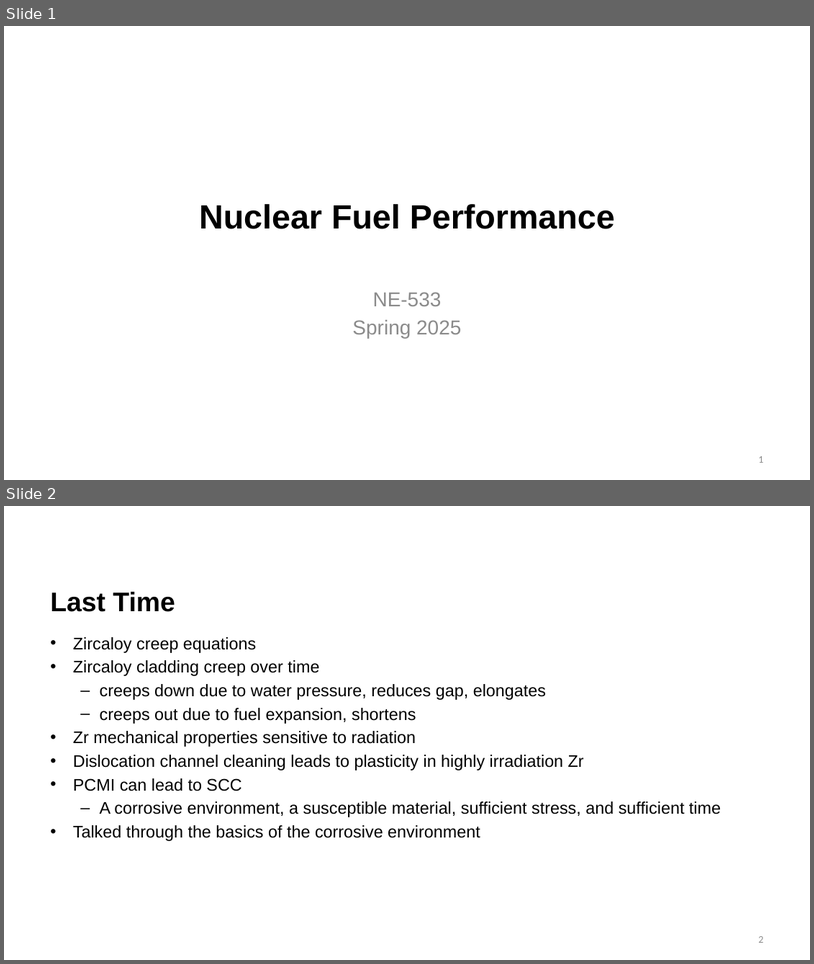
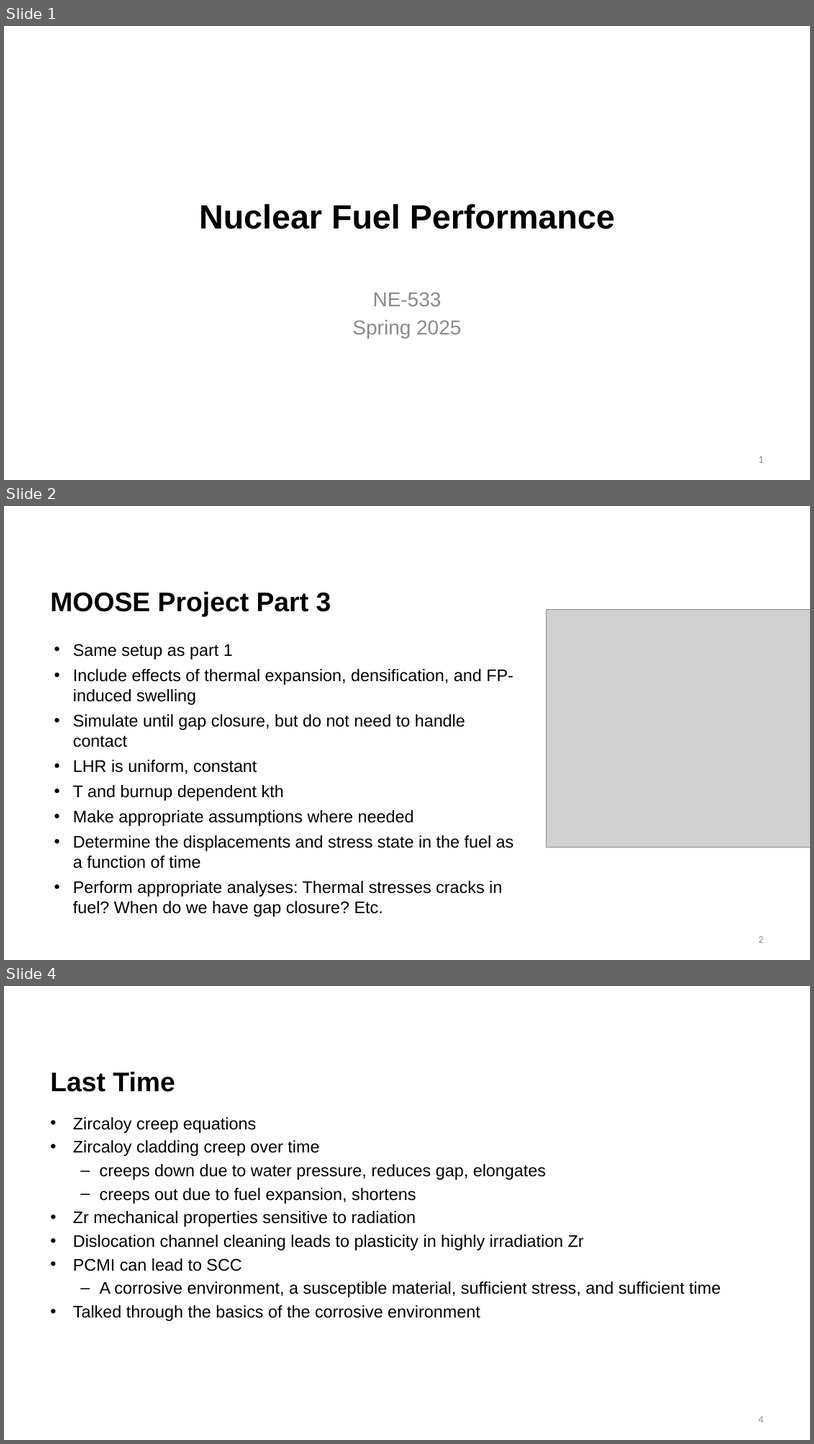
Before and after one commit to benbeeler/TEACHING, a slide deck: Nuclear_Fuel_Performance/NE533_Spring2025/Module3/Lec15_PCI.pptx. Shown one above the other, each under a label of ours: slides 1 and 2 before the commit, slides 1, 2 and 4 after it; the slides between them are not shown. The pictures are 814x964 and 814x1444 pixels, drawn with LibreOffice and Linux fonts; fonts in the diff are those of the drawing; grey boxes stand for pictures; background and template pictures are left out. Boxes give left, top, right and bottom in pixels: in the first picture for what was removed or moved away, otherwise in the second. Text is boxed around its words. In the diff, an @@ line names an element or a change of style, - is before the commit and + after.

```diff
--- a/Nuclear_Fuel_Performance/NE533_Spring2025/Module3/Lec15_PCI.pptx
+++ b/Nuclear_Fuel_Performance/NE533_Spring2025/Module3/Lec15_PCI.pptx
@@ slide 2 added at <box>4,506,810,960</box>, background #FFFFFF @@
@@ title added at <box>50,592,332,617</box>, 32 pt, text #000000, bold @@
+MOOSE Project Part 3
@@ picture added at <box>547,610,810,847</box> @@
@@ text added at <box>73,644,514,916</box>, 20 pt, text #000000 @@
+• Same setup as part 1
+• Include effects of thermal expansion, densification, and FP-induced swelling
+• Simulate until gap closure, but do not need to handle contact
+• LHR is uniform, constant
+• T and burnup dependent kth
+• Make appropriate assumptions where needed
+• Determine the displacements and stress state in the fuel as a function of time
+• Perform appropriate analyses: Thermal stresses cracks in fuel? When do we have gap closure? Etc.
@@ page number added at <box>759,936,764,942</box>, 12 pt, text #8C8C8C @@
+2
@@ what was slide 2 is now slide 4 @@
@@ page number at <box>759,1416,764,1422</box>: text changed @@
-2
+4
```
Also in this commit, not shown: 7 slides changed, 1 other slide added, 3 other files.
